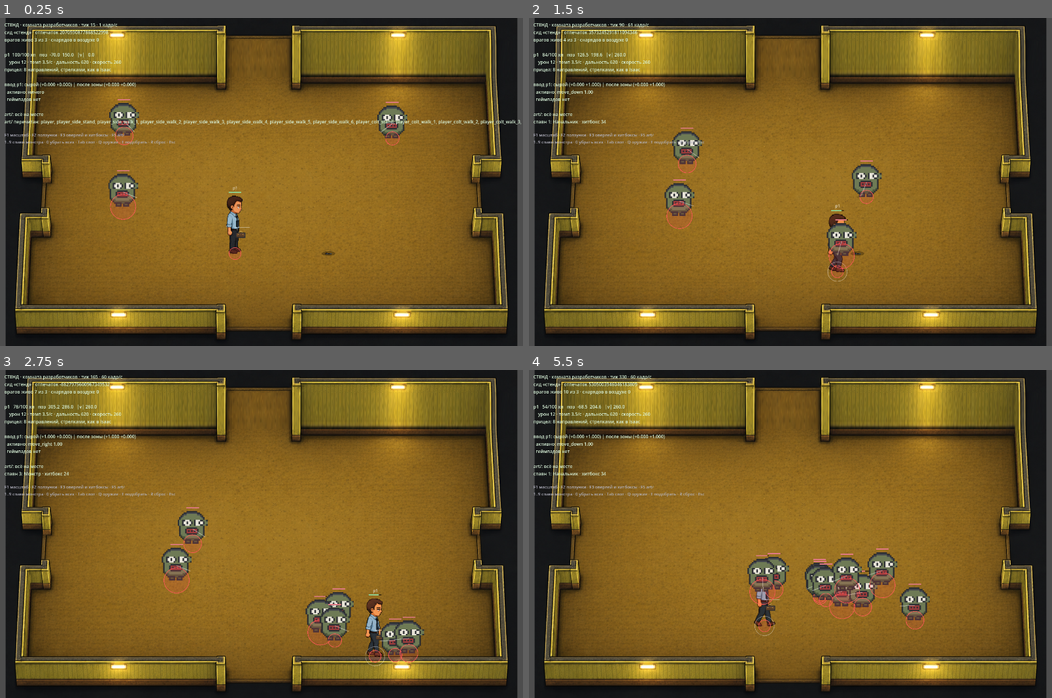
Above: before the commit, frames 1-4 (two rows, left to right).
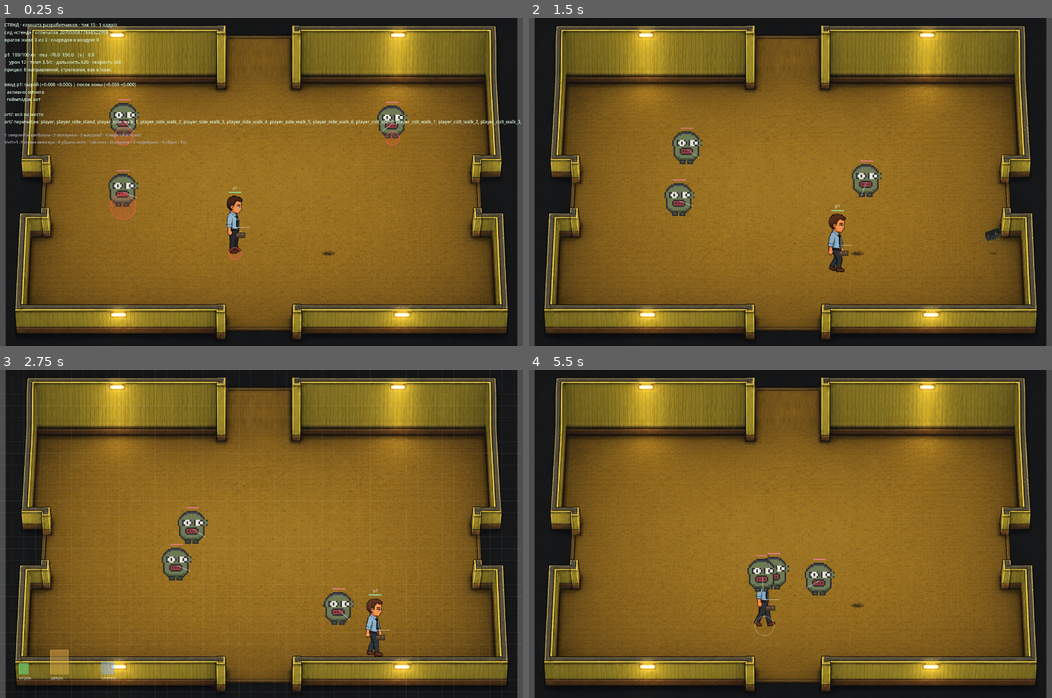
Above: after the commit, the same moments.

Repository: e2or28/lomka
Game: Godot game, scene res://game/dev_sandbox.tscn
Two runs of this game, one before a commit and one after it. Both use one fixed random seed, a clock stepped at 60 frames per second and the inputs below.
Inputs (mouse positions are in pixels of both pictures, inside the frame that each line leads up to):
- Up to frame 1 (0.25 s): no input
- Up to frame 2 (1.5 s): tap Enter at 0.5 s; move the mouse to (905, 165) at 0.52 s; hold D 0.53-1.28 s; tap 1 at 0.6 s; click (905, 165) at 0.67 s; tap Space at 0.77 s; tap 9 at 0.8, 1.35 s; move the mouse to (685, 198) at 1.27 s; hold S from 1.28 s (still down)
- Up to frame 3 (2.75 s): tap Space at 1.52 s; tap 2 at 1.55, 2.1 s; move the mouse to (313, 461) at 2.02 s; release S at 2.03 s; hold D from 2.03 s (still down); tap 3 at 2.3 s
- Up to frame 4 (5.5 s): move the mouse to (764, 599) at 2.77 s; release D at 2.78 s; hold W 2.78-3.53 s; tap 3 at 2.85 s; click (764, 599) at 2.92 s; tap Space at 3.02, 3.77, 4.52 s; tap 4 at 3.05, 3.6 s; move the mouse to (947, 583) at 3.52 s; hold A 3.53-5.03 s; tap F at 3.8, 4.35 s; move the mouse to (633, 484) at 4.27 s; tap 1 at 4.55, 5.1 s; move the mouse to (816, 534) at 5.02 s; hold S from 5.03 s (still down); click (816, 534) at 5.17 s; tap 9 at 5.3 s

The runs differ from the first frame. In frame 1, 0.3% of the frame differs, in the area x 0-36%, y 35-39%; in frame 2, 2.3%; in frame 3, 3.7%; in frame 4, 4.1%, in the area x 0-77%, y 1-80%.

Commit message:
Клавиши стенда переехали с F-ряда на цифры
Егор работает с ноутбука, где F-клавиши лежат под Fn: одной рукой на них
не попасть, а вторая на WASD. Панели переехали на обычные цифры — 1
оверлей и хитбоксы, 2 ползунки, 3 сверка масштаба, 4 перечитать art.

Спавн монстров освободил ряд и ушёл под Shift. Логика не изменилась:
Shift плюс номер — это по-прежнему место в отсортированном списке
бестиария, и четвёртый монстр появится сам.

F-клавиши убраны, а не оставлены вторым способом: два пути к одному
результату расходятся молча, и подсказка на экране всё равно показывает
только один из них.

Co-Authored-By: Claude Opus 5 <noreply@anthropic.com>

Diff:
--- a/game/debug_overlay.gd
+++ b/game/debug_overlay.gd
@@ -1,5 +1,5 @@
 extends CanvasLayer
-## Отладочный оверлей: F3 показания, F2 ползунки. Всё состояние симуляции
+## Отладочный оверлей: 1 показания, 2 ползунки. Всё состояние симуляции
 ## видно прямо в игре, без открытого редактора.
 ##
 ## Ползунки правят базовые статы занятых слотов: ощущение управления
@@ -37,8 +37,8 @@
 	_hint.position = Vector2(12, 306)
 	_hint.add_theme_font_size_override("font_size", 11)
 	_hint.add_theme_color_override("font_color", Color(0.7, 0.7, 0.75))
-	_hint.text = "F1 масштаб · F2 ползунки · F3 оверлей и хитбоксы · F5 art/\n" \
-		+ "1..9 спавн монстра · 0 убрать всех · Tab слот · Q оружие · E подобрать · R сброс · Esc"
+	_hint.text = "1 оверлей и хитбоксы · 2 ползунки · 3 масштаб · 4 перечитать art/\n" \
+		+ "Shift+1..9 спавн монстра · 0 убрать всех · Tab слот · Q оружие · E подобрать · R сброс · Esc"
 	add_child(_hint)
 
 	_panel = VBoxContainer.new()
--- a/game/dev_sandbox.gd
+++ b/game/dev_sandbox.gd
@@ -199,20 +199,22 @@
 	# На кириллице event.keycode нулевой — см. «Ловушки» в CLAUDE.md.
 	var code: int = event.physical_keycode if event.physical_keycode != 0 else event.keycode
 
-	if code >= KEY_1 and code <= KEY_9:
+	# Цифры, а не F-клавиши: на ноутбуке те лежат под Fn, и одной рукой
+	# на них не попасть. Спавн ушёл под Shift, чтобы освободить ряд.
+	if code >= KEY_1 and code <= KEY_9 and event.shift_pressed:
 		_spawn_enemy(code - KEY_1)
 		return
 
 	match code:
-		KEY_F1:
+		KEY_1:
+			_overlay.visible = not _overlay.visible
+			_view.show_hitboxes = _overlay.visible
+		KEY_2:
+			_overlay.toggle_knobs()
+		KEY_3:
 			_scale_ref.enabled = not _scale_ref.enabled
 			_scale_ref.queue_redraw()
-		KEY_F2:
-			_overlay.toggle_knobs()
-		KEY_F3:
-			_overlay.visible = not _overlay.visible
-			_view.show_hitboxes = _overlay.visible
-		KEY_F5:
+		KEY_4:
 			_reload_art()
 		KEY_TAB:
 			_active_slots = _active_slots % RunState.MAX_PLAYERS + 1
Not shown, changed: CLAUDE.md
